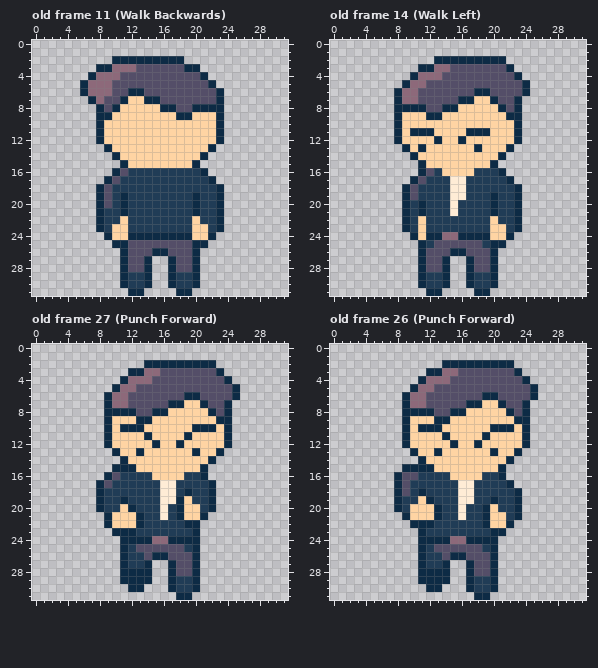
Pixel-art file, stored at assets/Mafia_Goonie.aseprite. Above is the file before it was changed.
32x32 pixels, 33 frames. Shown: old frame 11 (Walk Backwards), old frame 14 (Walk Left), old frame 27 (Punch Forward), old frame 26 (Punch Forward). The commit also changed other frames, which this record leaves out.
The same view after the edit:
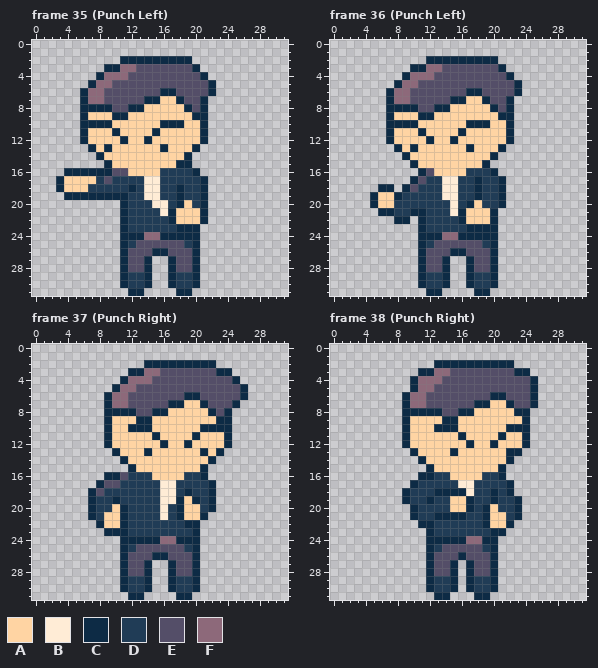
Palette (. is transparent): A #ffd4a3  B #ffecd6  C #0d2b45  D #203c56  E #544e68  F #8d697a
A new or re-ordered frame is compared with the old frame closest to it.
Author's note on the commit: Added Left/Right Punch Anim
Change:
frames 33 -> 41
Changed rows in their new state; - is an unchanged pixel.
Frame 35 (Punch Left) is new; against old frame 11 (Walk Backwards):
first column x 3:
 2 -------.--------C----
 3 -----.-C--------E----
 4 ----.C--F------------
 5 ---.C----------------
 6 ------E--EE--CC----C.
 7 ---CF---EEE--AAC--C..
 8 ---CC-CEECC--AAACE-..
 9 ---CAAACC------AACC..
10 ---CC-C------CCC--C..
11 ---CAA-C----C-----C..
12 ---CAA--C--C------C..
13 ----CA-------C---C..-
14 -----CAA--------C..--
15 ------CAA------CC.---
16 -CCCCCCE-AAAA----C.--
17 CAAAADED---BB-----C.-
18 CAAADDD--C-BB--C--C..
19 -CCCC-CC---BB--C-DC..
20 -----...----BB-CADC..
21 -----...-----BCAAAC..
22 -----...C-----CAA-C..
23 -----...C------CCC...
24 ------..C--FF----C..-
25 -------.-D------D-.--
Frame 36 (Punch Left) is new; against old frame 14 (Walk Left), layers "Head", "Arms", "Torso":
first column x 5:
 2 -------C--------.---
 3 -----C-F-E------C.--
 4 ----CF--E--------C.-
 5 ---CF-E-----------C.
 6 --CF-E------C-E---C.
 7 --CF-E----C-A-CE-C.-
 8 --C---E-C-A----CEC.-
 9 --CA--C-A-------C-.-
10 --C-CC------CCC--C.-
11 --CA-A-A---CAAA--C.-
12 --CA---CA-CA-----C.-
13 ---CACA-----CA--C.--
14 ----CA---------C.---
15 -----CA-------C.----
16 --------A---D--C.---
17 ---------B-D-C--C.--
18 -CC------B-D-C--C..-
19 CAACDD---B-D-C-DC..-
20 CAADD-D-----CA-DC..-
21 -CCDDC-----CAAA-...-
22 ---C-.C----CAAAC...-
23 ----..C-----CCCC...-
24 -----.C--------C..--
25 ----------------.---
Frame 37 (Punch Right) is new; against old frame 27 (Punch Forward):
first column x 7:
 3 -----------------C--
 4 -----------------EC-
 5 ------------------EC
 6 ------------------EC
 7 -----------------EC-
10 ----A--C-----A--C---
11 -------AC---AC------
12 --------AC-AC-------
13 ------AC-----AC-----
15 ---..---------------
16 ---CE---------------
17 ---E----------------
18 CE------------------
19 CD-CD--------C------
20 CD-ACD--------------
21 CDA-CDD-------------
22 -CA-CDD-------------
23 --C--D--------------
24 --------C-F---------
26 -----EE-------------
27 -----EE-------------
28 -----EE-------------
29 -----DD-------------
30 ----CDDC------------
31 -----CC-------------
Frame 38 (Punch Right) is new; against old frame 26 (Punch Forward):
first column x 8:
 2 -----C------------
 3 ---C-F-E--------C-
 4 --CF--E---------EC
 6 -----------E-C----
 7 ---------E-C-AC-EC
 8 -----C-E-C----AC--
 9 -----A-C-------A--
10 ---AA-CC----AA-C--
11 ------A-C--A-C----
12 -------A-CA-C-----
13 -----A-C----A-C---
15 -...--------------
16 ...CC-------------
17 ..C---------------
18 .C-D-CCCC---C-C.--
19 .C-D---AAC--------
20 ..CDDD-AAC--------
21 -.CDD-CCC---------
22 --.---------------
23 ---.C-------------
24 ---.---CCFF-------
25 ---.CD------------
26 ---.CE-E----------
27 ---.CEEC----------
28 ---.-EEC----------
29 ---.-DDC----------
30 -----DDC----------
31 -----CC-----------
